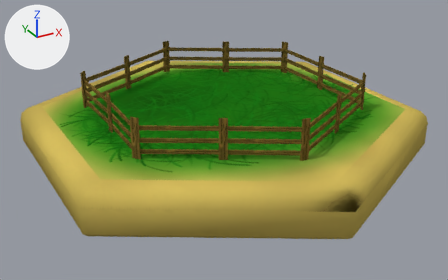
Renders of the Blender file Assets/Models/Resource_Wool.blend from each side of a commit.
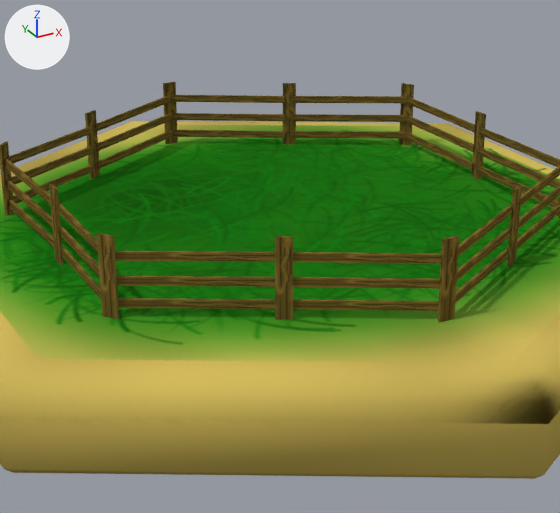
There are two pictures of each version: one whole from a 50 mm lens placed at (-1.361, -2.487, 1.175), pointed at (-0.023, -0.054, -0.041), one close up on the part from 18% to 81% of the width and 0% to 92% of the height. The axes (+X, +Y, +Z) are drawn at upper left. The lights are the same throughout.
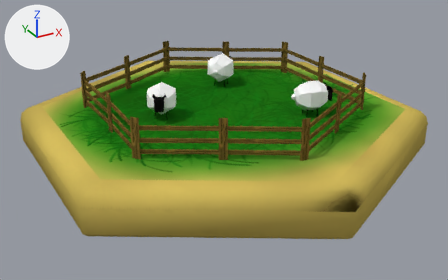
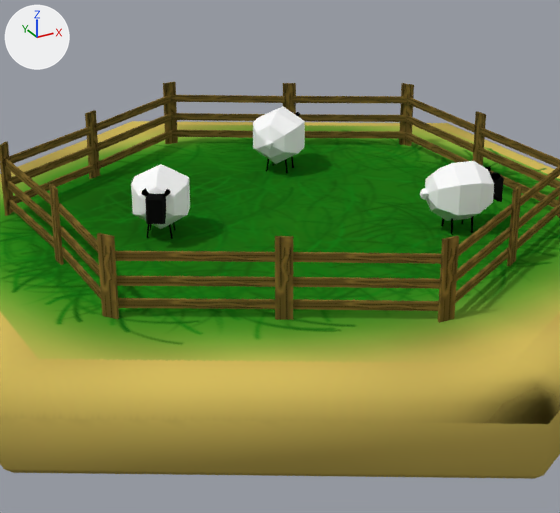
Where the newer file only moved an object's origin or applied its transform, the numbers keep the older frame.

The change in detail:
Picture 'Sheep_DIFF' (img_sheep_diff) is new.
Material 'Material.000' (mat_material_000) is new.
Its texture is img_sheep_diff.
Mesh me_cylinder_003 is new.
It has 384 vertices, 384 faces and spans x -1.1..11.4, y -1.9..13.4, z -0.3..2.7.
It uses material mat_material_000 (picture img_sheep_diff).
Object 'Cylinder.003' (ob_cylinder_003) is new; it shows me_cylinder_003.
Its location is (0.319, -0.274, 0.117).
Its rotation in degrees is (0, 0, 77).
Its scale is (0.0555, 0.0555, 0.0555).

What differs and where, as boxes [x1, y1, x2, y2] in the close-ups (560 x 513 px):
'Cylinder.003', added: after [131, 106, 504, 239]
